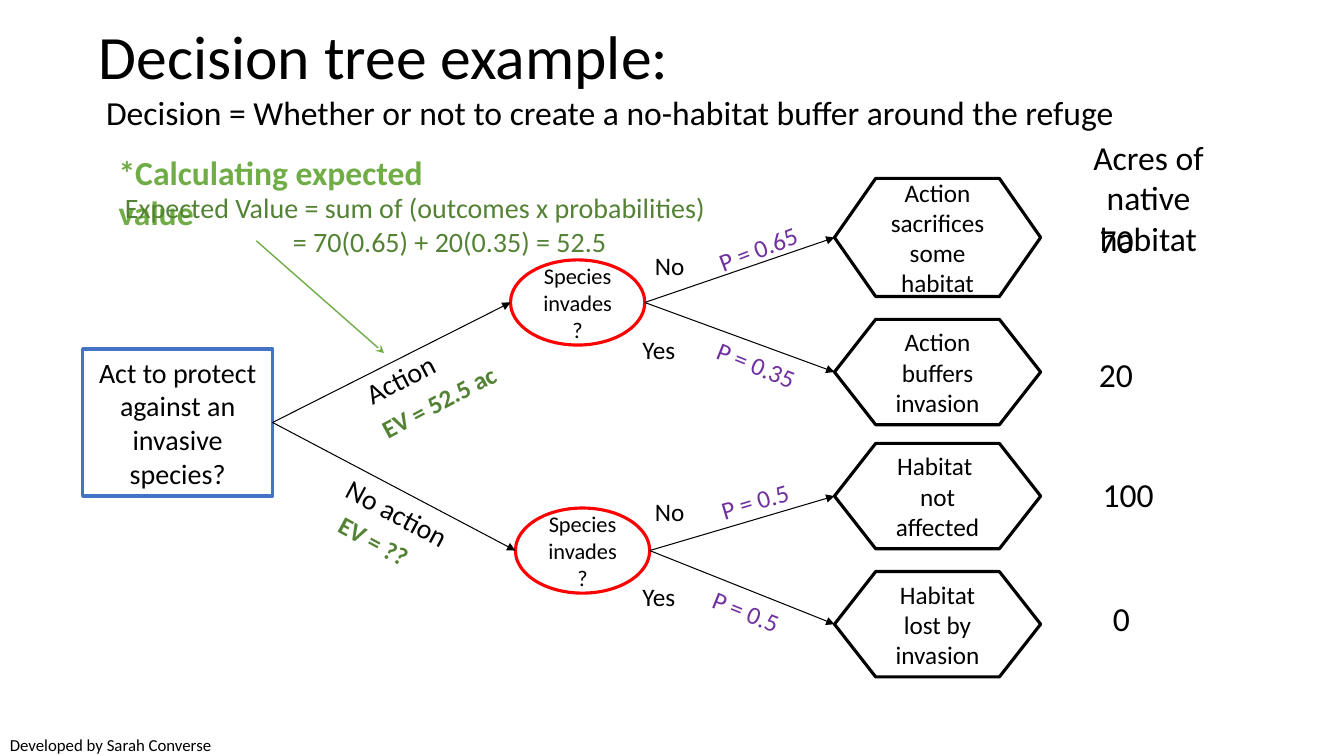
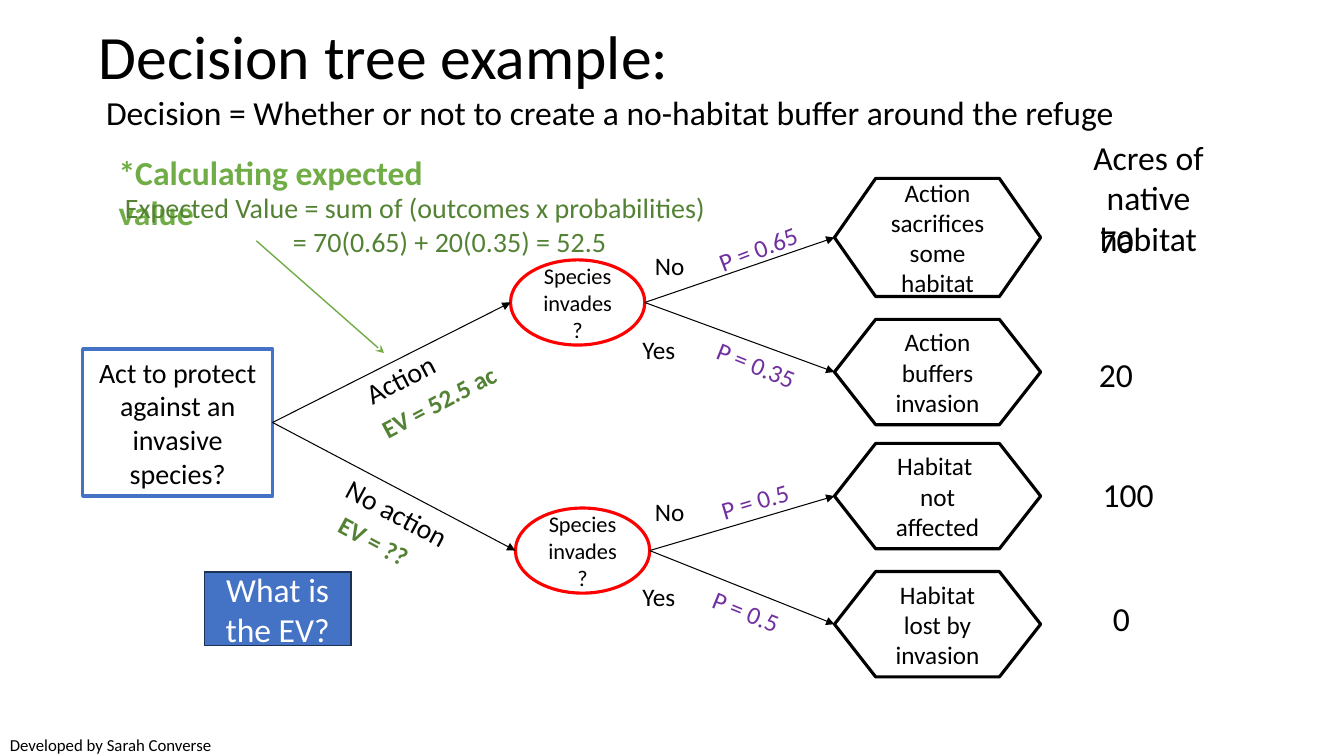
Before and after one commit to briellekthompson/NATR_8001_DecisionAnalysis_Fall25_Mizzou, a slide deck: slide 11 of material/Week7-UncertaintyPart2-Risk/Week7_SDM_Mizzou.pptx (slide 12 before the commit). Drawn at 1344x756 pixels with LibreOffice and Linux fonts; fonts in the diff are those of the drawing; background and template pictures are left out. Boxes give left, top, right and bottom in pixels: in the first picture for what was removed or moved away, otherwise in the second. Text is boxed around its words. In the diff, an @@ line names an element or a change of style, - is before the commit and + after.

```diff
--- a/material/Week7-UncertaintyPart2-Risk/Week7_SDM_Mizzou.pptx
+++ b/material/Week7-UncertaintyPart2-Risk/Week7_SDM_Mizzou.pptx
@@ rectangle added at (x1=205, y1=573, x2=352, y2=646), fill #4472C4, outline #1E3256 1 pt, 24 pt, text #FFFFFF @@
+What is the EV?
```
Also in this commit, not shown: 13 other slides changed, 9 slides added, 1 slide removed, 1 other file.
